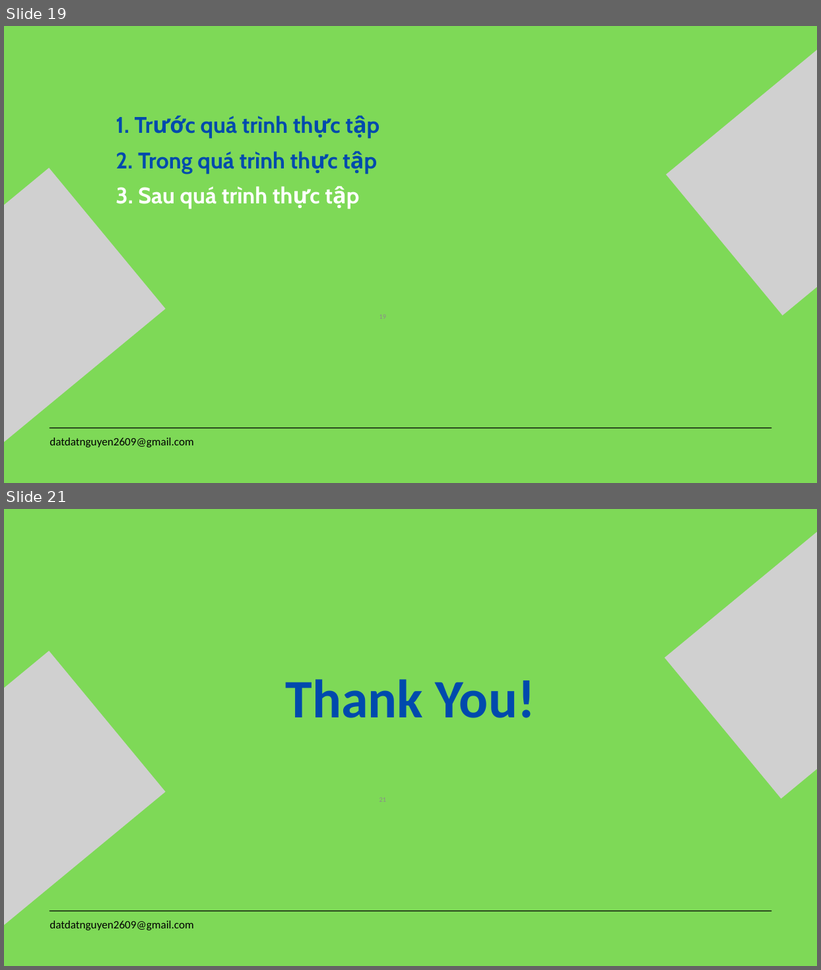
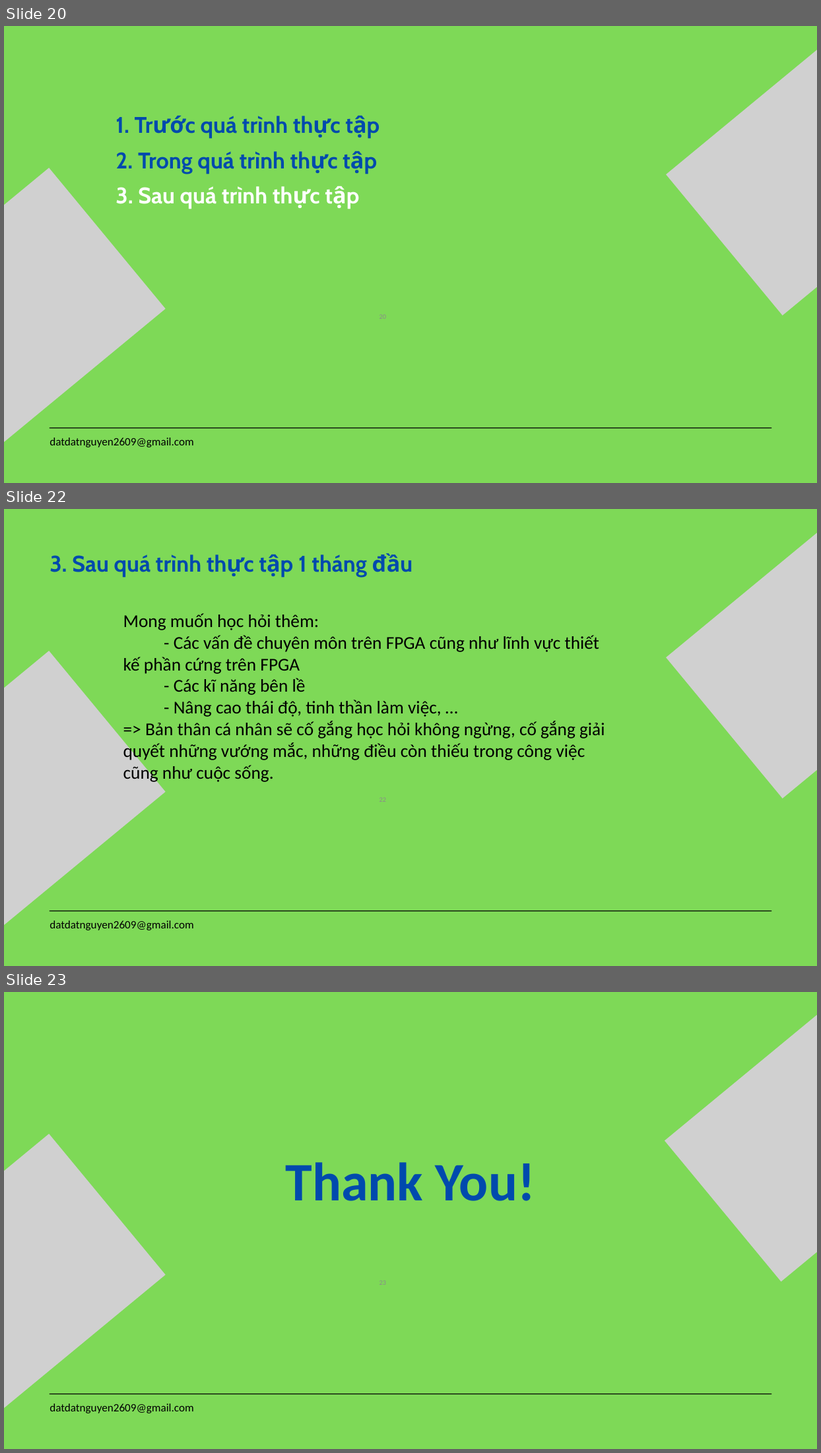
Before and after one commit to datdatnguyen2609/jit_intern, a slide deck: report/monthly_report/first_month_intern_report_nguyenthanhdat.pptx. Shown one above the other, each under a label of ours: slides 19 and 21 before the commit, slides 20, 22 and 23 after it; the slides between them are not shown. The pictures are 821x970 and 821x1453 pixels, drawn with LibreOffice and Linux fonts; fonts in the diff are those of the drawing; grey boxes stand for pictures. Boxes give left, top, right and bottom in pixels: in the first picture for what was removed or moved away, otherwise in the second. Text is boxed around its words. In the diff, an @@ line names an element or a change of style, - is before the commit and + after.

```diff
--- a/report/monthly_report/first_month_intern_report_nguyenthanhdat.pptx
+++ b/report/monthly_report/first_month_intern_report_nguyenthanhdat.pptx
@@ slide 22 added at <box>4,509,817,966</box>, background #7ED957 @@
@@ picture added at <box>666,509,817,799</box> @@
@@ text added at <box>50,555,367,577</box>, 40 pt, text #004AAD, bold @@
+3. Sau quá trình thực tập 1 tháng đầu
@@ text added at <box>123,613,605,783</box>, 32 pt, text #000000 @@
+Mong muốn học hỏi thêm:
+- Các vấn đề chuyên môn trên FPGA cũng như lĩnh vực thiết kế phần cứng trên FPGA
+- Các kĩ năng bên lề
+- Nâng cao thái độ, tinh thần làm việc, …
+=> Bản thân cá nhân sẽ cố gắng học hỏi không ngừng, cố gắng giải quyết những vướng mắc, những điều còn thiếu trong công việc cũng như cuộc sống.
@@ picture added at <box>4,651,165,966</box> @@
@@ line added from (50, 911) to (772, 911), #000000 1.5 pt @@
@@ text added at <box>50,921,194,931</box>, 20 pt, text #000000 @@
+datdatnguyen2609@gmail.com
@@ what was slide 19 is now slide 20 @@
@@ what was slide 21 is now slide 23 @@
```
Also in this commit, not shown: 2 slides changed, 1 other slide added.
